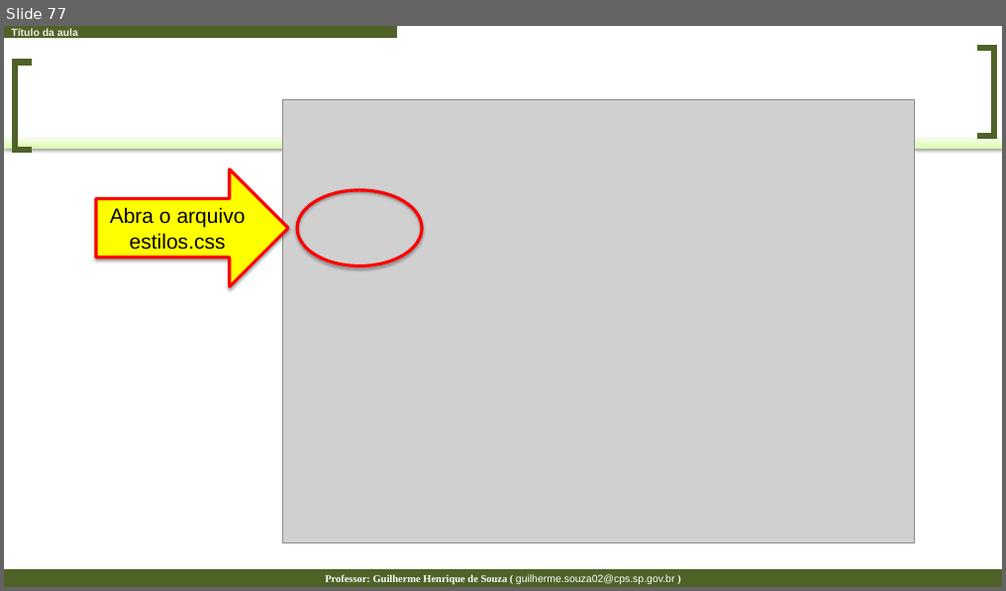
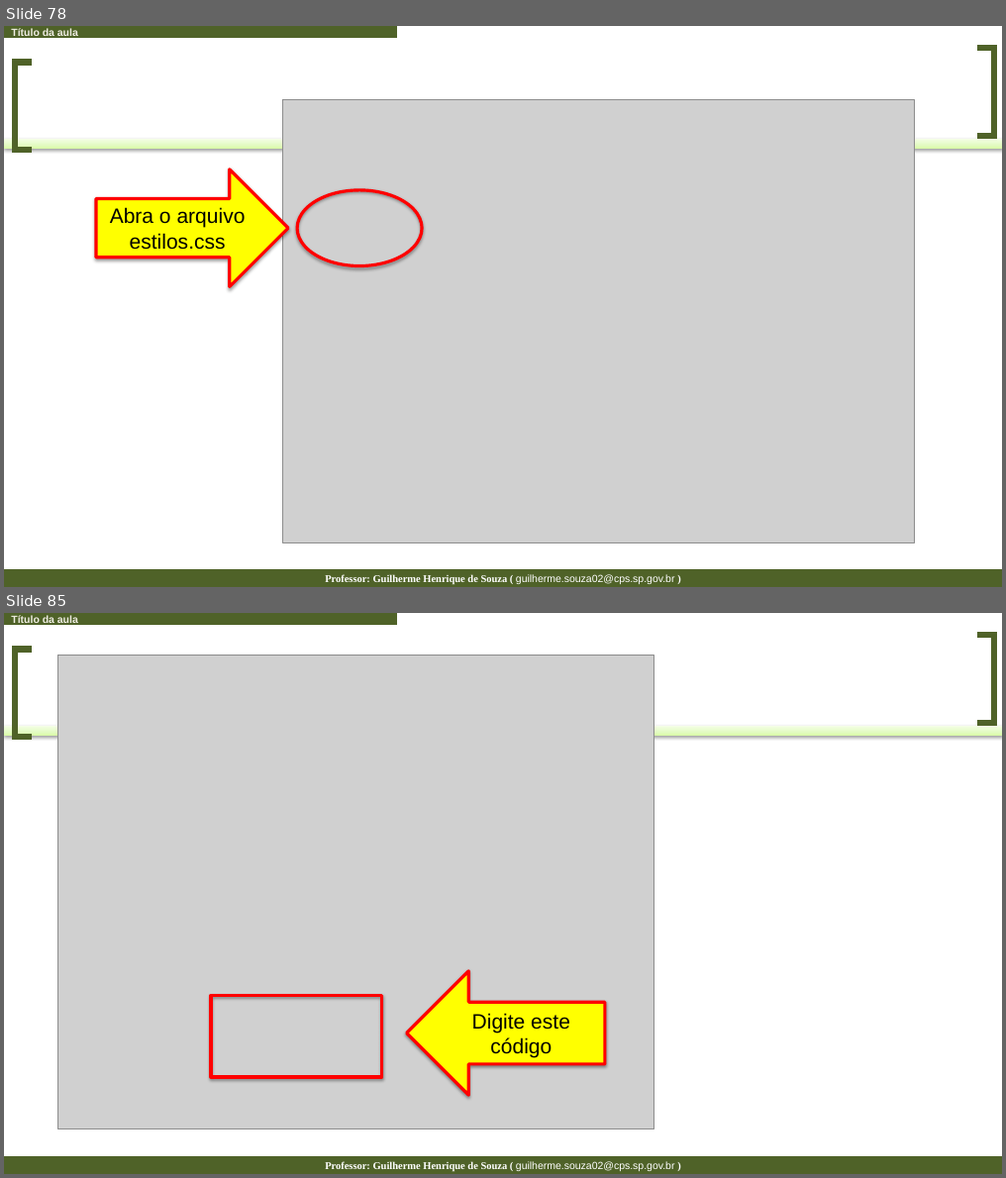
Before and after one commit to guilhermehsouza/AulaCSS, a slide deck: Aula 02 - Passo a Passo.pptx. Shown one above the other, each under a label of ours: slide 77 before the commit, slides 78 and 85 after it; the slides between them are not shown. The pictures are 1006x591 and 1006x1178 pixels, drawn with LibreOffice and Linux fonts; fonts in the diff are those of the drawing; grey boxes stand for pictures. Boxes give left, top, right and bottom in pixels: in the first picture for what was removed or moved away, otherwise in the second. Text is boxed around its words. In the diff, an @@ line names an element or a change of style, - is before the commit and + after.

```diff
--- a/Aula 02 - Passo a Passo.pptx
+++ b/Aula 02 - Passo a Passo.pptx
@@ slide 85 added at (4, 613, 1002, 1174), background #FFFFFF; not listed: 5 template elements that a slide beside it also shows @@
@@ picture added at (57, 655, 654, 1130) @@
@@ rectangle added at (211, 996, 381, 1078), outline #FF0000 3 pt @@
@@ left arrow added at (407, 971, 605, 1096), fill #FFFF00, outline #FF0000 3 pt, 20 pt, text #000000 @@
+Digite este código
@@ what was slide 77 is now slide 78 @@
```
Also in this commit, not shown: 4 slides changed, 13 other slides added, 6 slides removed, 2 other files.
